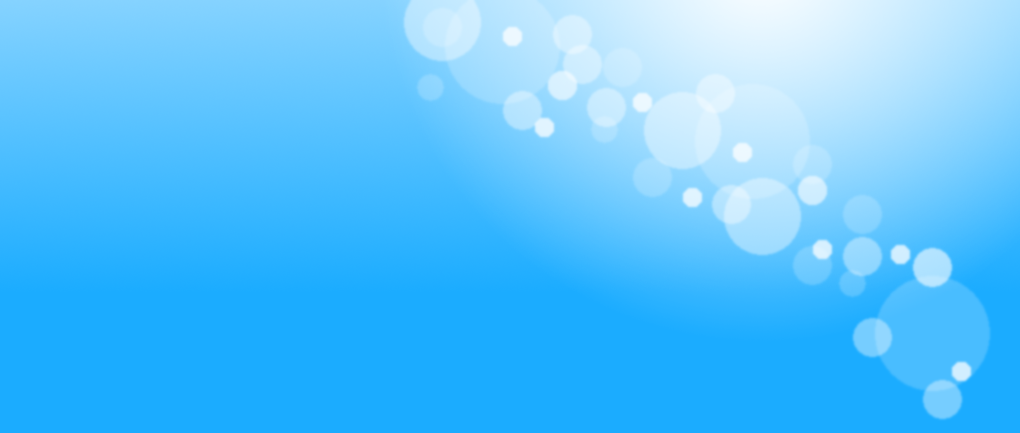
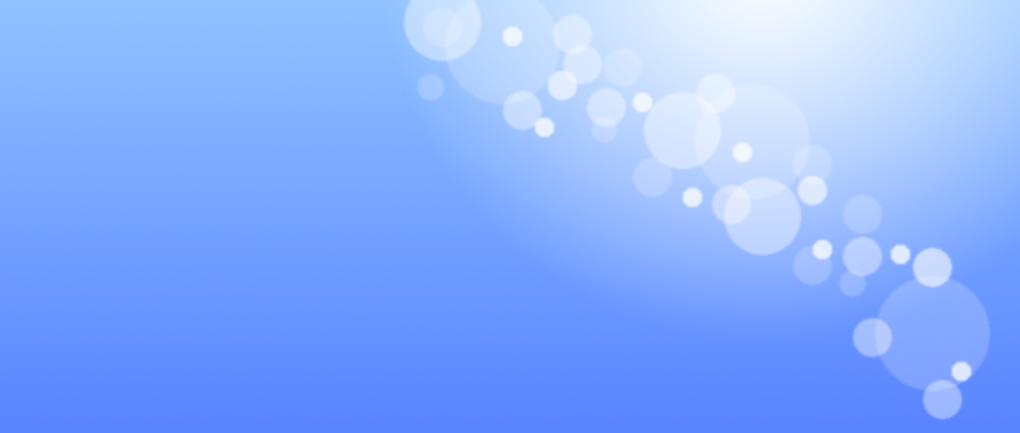
Revision of a layered 1020px x 433px image; what changed, layer by layer:
painted on "New bg copy" over (0, 0, 1020, 433)
